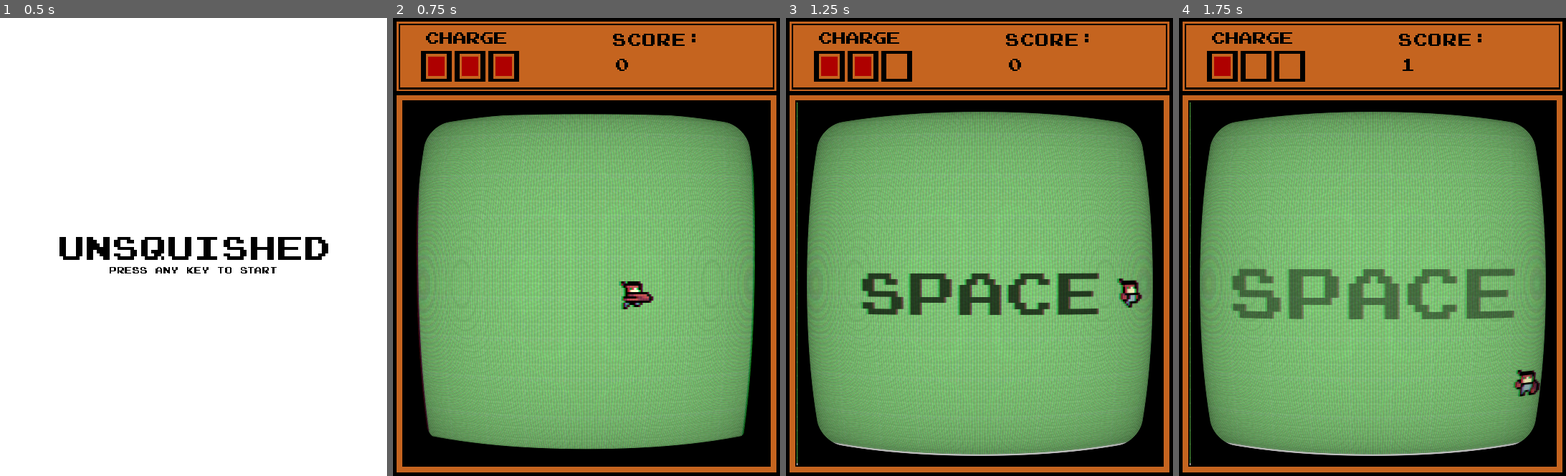
Above: before the commit, frames 1-4 (left to right).
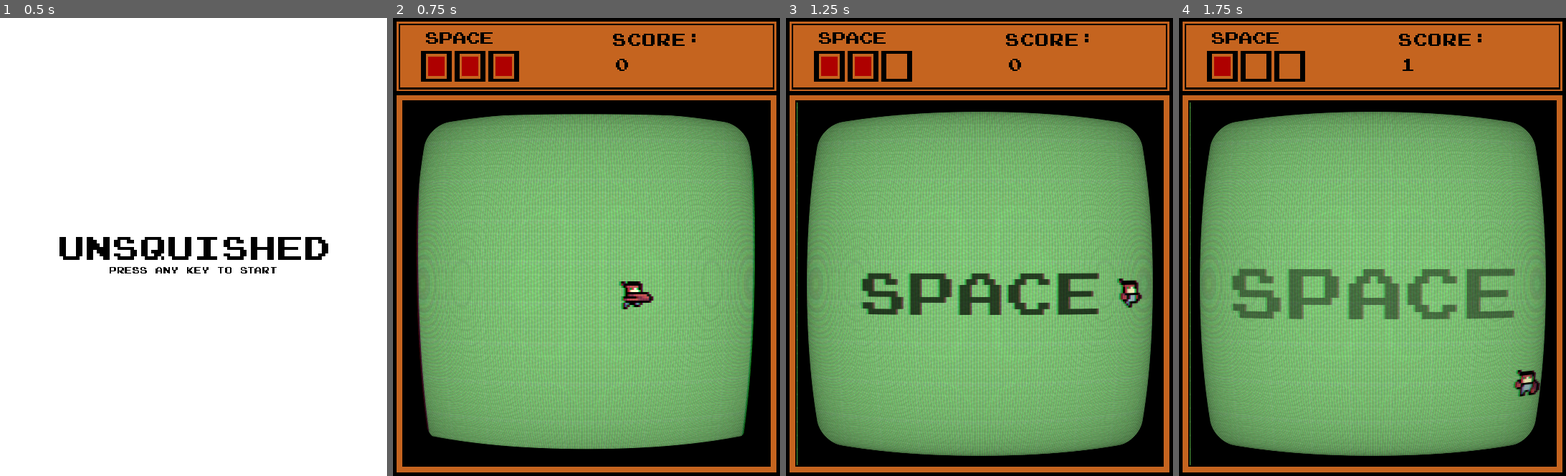
Above: after the commit, the same moments.

Repository: Compsciler/Unsquished
Game: Godot game, scene res://title_scene.tscn
The game is run twice, just before and just after one commit, with the same random seed, the same clock (stepped at 60 frames per second) and the same inputs. The engine's default icon, where the game draws it, is replaced by a stand-in: a white triangle on a blue panel in a dark square.
Inputs:
- Up to frame 1 (0.5 s): no input
- Up to frame 2 (0.75 s): tap Enter at 0.5 s; hold D (right) from 0.53 s (still down); tap J (hit) at 0.6 s
- Up to frame 3 (1.25 s): keep holding D (right); tap Space (super) at 0.8 s
- Up to frame 4 (1.75 s): release D (right) at 1.28 s; hold S (down) from 1.28 s (still down); tap Space (super) at 1.35 s; tap J (hit) at 1.55 s

Frame 1 is identical in both runs. In frame 2, 0.2% of the frame differs, in the area x 8-78%, y 3-88%; in frame 3, 0.5%, in the area x 2-88%, y 3-98%; in frame 4, 0.5%.

Commit message:
Add wall invincibility

Diff:
--- a/CharacterBody2D.gd
+++ b/CharacterBody2D.gd
@@ -77,6 +77,9 @@
 			is_attacking = true
 			var retract_walls = []
 			for wall in punch_walls:
+				if wall.is_invincible:
+					continue
+
 				var dot_prod = -wall.normal.dot(player_facing)
 				if dot_prod > 0:
 					retract_walls.append(wall)
@@ -89,6 +92,7 @@
 	if Input.is_action_just_pressed("super") and super_count > 0 and not squished:
 		for wall in all_walls:
 			wall.retract(1.5)
+			wall.get_supered(position)
 
 		var all_spikes_and_lasers = get_tree().get_nodes_in_group("trap")
 		for spike_or_laser in all_spikes_and_lasers:
--- a/Wall.gd
+++ b/Wall.gd
@@ -11,6 +11,11 @@
 @onready var target_position = position
 @onready var starting_position = position
 
+var is_invincible = false
+
+@onready var sprite = $Sprite2D
+@onready var base_color = modulate
+@export var invincible_color = Color(1, 1, 0)
 
 # Called when the node enters the scene tree for the first time.
 func _ready():
@@ -27,3 +32,18 @@
 
 func retract(amount: float):
 	target_position -= normal * retract_strength * amount
+
+
+func make_invincible(duration):
+	is_invincible = true
+	modulate = invincible_color
+	z_index = 0
+	await get_tree().create_timer(duration).timeout
+	is_invincible = false
+	modulate = base_color
+	z_index = 1
+
+func get_supered(player_pos):
+	await get_tree().create_timer(0.075).timeout
+	modulate = base_color
+	is_invincible = false
--- a/floor_tiles.gd
+++ b/floor_tiles.gd
@@ -17,6 +17,7 @@
 # Called when the node enters the scene tree for the first time.
 func _ready():
 	timer.wait_time = spawn_rate_start + spawn_offset_start
+	timer.start()
 
 # Called every frame. 'delta' is the elapsed time since the previous frame.
 func _process(delta):
--- a/laser_tiles.gd
+++ b/laser_tiles.gd
@@ -18,6 +18,7 @@
 # Called when the node enters the scene tree for the first time.
 func _ready():
 	timer.wait_time = spawn_rate_start + spawn_offset_start
+	timer.start()
 
 # Called every frame. 'delta' is the elapsed time since the previous frame.
 func _process(delta):
--- a/node_2d.tscn
+++ b/node_2d.tscn
@@ -14,7 +14,7 @@
 [node name="GrassField" type="Node2D" parent="."]
 
 [node name="Sprite2D" type="Sprite2D" parent="GrassField"]
-position = Vector2(264, 254)
+position = Vector2(264, 261)
 scale = Vector2(0.596644, 0.596644)
 texture = ExtResource("1_w5w76")
 
@@ -40,7 +40,7 @@
 position = Vector2(239, 0)
 
 [node name="CollisionShape2D" parent="Walls/OuterWalls" index="0"]
-position = Vector2(-26, 271)
+position = Vector2(-18, 271)
 
 [node name="CollisionShape2D3" parent="Walls/OuterWalls" index="2"]
 position = Vector2(543, 270)
--- a/ui.tscn
+++ b/ui.tscn
@@ -78,7 +78,7 @@
 theme_override_colors/font_color = Color(0, 0, 0, 1)
 theme_override_fonts/font = ExtResource("2_sqlv1")
 theme_override_font_sizes/font_size = 23
-text = "Charge
+text = "SPACE
 "
 
 [node name="HBoxContainer" type="HBoxContainer" parent="TextureRect"]
--- /dev/null
+++ b/wall_manager.gd
@@ -0,0 +1,34 @@
+extends Node2D
+
+@onready var all_walls = get_tree().get_nodes_in_group("wall")
+
+# Invincibility settings
+@export var offset_start = 0.0
+@export var rate_start = 5.0
+@export var rate_min = 3.5
+@export var rate_increase = -0.1
+@export var invincibility_period = 3.0
+var rate = rate_start
+
+@onready var timer = $Timer
+
+# Called when the node enters the scene tree for the first time.
+func _ready():
+	timer.wait_time = rate_start + offset_start
+	timer.start()
+
+
+# Called every frame. 'delta' is the elapsed time since the previous frame.
+func _process(delta):
+	pass
+
+func make_random_wall_invinicble():
+	var wall = all_walls[randi() % len(all_walls)]
+	wall.make_invincible(invincibility_period)
+
+func _on_timer_timeout():
+	make_random_wall_invinicble()
+	rate += rate_increase
+	rate = max(rate, rate_min)
+	timer.wait_time = rate
+	# print(timer.wait_time)
--- a/walls.tscn
+++ b/walls.tscn
@@ -1,7 +1,8 @@
-[gd_scene load_steps=11 format=3 uid="uid://7adadpm72w4m"]
+[gd_scene load_steps=12 format=3 uid="uid://7adadpm72w4m"]
 
+[ext_resource type="Script" path="res://wall_manager.gd" id="1_fkiev"]
 [ext_resource type="Script" path="res://Wall.gd" id="1_wfew1"]
-[ext_resource type="Texture2D" uid="uid://d0swy2woght45" path="res://icon.svg" id="2_m0t88"]
+[ext_resource type="Texture2D" uid="uid://bxwnwtjkrc6qq" path="res://Art/wall_square.png" id="3_tgiqb"]
 
 [sub_resource type="WorldBoundaryShape2D" id="WorldBoundaryShape2D_bjkvj"]
 normal = Vector2(0, 1)
@@ -15,7 +16,7 @@
 normal = Vector2(-1, 0)
 
 [sub_resource type="RectangleShape2D" id="RectangleShape2D_uo5ra"]
-size = Vector2(66, 570)
+size = Vector2(50, 570)
 
 [sub_resource type="RectangleShape2D" id="RectangleShape2D_6u3rn"]
 size = Vector2(561.5, 64)
@@ -27,24 +28,26 @@
 size = Vector2(560, 65)
 
 [node name="Walls" type="Node2D"]
+script = ExtResource("1_fkiev")
 
 [node name="UpWall" type="AnimatableBody2D" parent="." groups=["wall"]]
+modulate = Color(0, 0, 0, 1)
+z_index = 1
 position = Vector2(210, -270)
 collision_layer = 2
 script = ExtResource("1_wfew1")
 
 [node name="Sprite2D" type="Sprite2D" parent="UpWall"]
-modulate = Color(0, 0, 0, 1)
-self_modulate = Color(0, 0, 0, 1)
 position = Vector2(-324.5, -5309)
 scale = Vector2(92.1953, 82.9531)
-texture = ExtResource("2_m0t88")
+texture = ExtResource("3_tgiqb")
 
 [node name="CollisionShape2D" type="CollisionShape2D" parent="UpWall"]
 shape = SubResource("WorldBoundaryShape2D_bjkvj")
 
 [node name="DownWall" type="AnimatableBody2D" parent="." groups=["wall"]]
 modulate = Color(0, 0, 0, 1)
+z_index = 1
 position = Vector2(210, 270)
 collision_layer = 2
 script = ExtResource("1_wfew1")
@@ -52,13 +55,14 @@
 [node name="Sprite2D" type="Sprite2D" parent="DownWall"]
 position = Vector2(-88.5, 5453.5)
 scale = Vector2(89.4141, 85.2109)
-texture = ExtResource("2_m0t88")
+texture = ExtResource("3_tgiqb")
 
 [node name="CollisionShape2D" type="CollisionShape2D" parent="DownWall"]
 shape = SubResource("WorldBoundaryShape2D_e50qt")
 
 [node name="LeftWall" type="AnimatableBody2D" parent="." groups=["wall"]]
 modulate = Color(0, 0, 0, 1)
+z_index = 1
 position = Vector2(-270, 0)
 collision_layer = 2
 script = ExtResource("1_wfew1")
@@ -66,21 +70,22 @@
 [node name="Sprite2D" type="Sprite2D" parent="LeftWall"]
 position = Vector2(-4730, -42.9998)
 scale = Vector2(73.9062, 95.4375)
-texture = ExtResource("2_m0t88")
+texture = ExtResource("3_tgiqb")
 
 [node name="CollisionShape2D" type="CollisionShape2D" parent="LeftWall"]
 shape = SubResource("WorldBoundaryShape2D_7y3hh")
 
 [node name="RightWall" type="AnimatableBody2D" parent="." groups=["wall"]]
 modulate = Color(0, 0, 0, 1)
+z_index = 1
 position = Vector2(270, 0)
 collision_layer = 2
 script = ExtResource("1_wfew1")
 
-[node name="Sprite2D2" type="Sprite2D" parent="RightWall"]
+[node name="Sprite2D" type="Sprite2D" parent="RightWall"]
 position = Vector2(5043.5, 16.4997)
 scale = Vector2(78.8047, 97.1953)
-texture = ExtResource("2_m0t88")
+texture = ExtResource("3_tgiqb")
 
 [node name="CollisionShape2D" type="CollisionShape2D" parent="RightWall"]
 shape = SubResource("WorldBoundaryShape2D_ygoia")
@@ -104,3 +109,8 @@
 [node name="CollisionShape2D4" type="CollisionShape2D" parent="OuterWalls"]
 position = Vector2(272, 568)
 shape = SubResource("RectangleShape2D_wk2uk")
+
+[node name="Timer" type="Timer" parent="."]
+wait_time = 5.0
+
+[connection signal="timeout" from="Timer" to="." method="_on_timer_timeout"]
Binary file added: Art/wall_square.png
Not shown, added: Art/wall_square.png.import
Not shown, changed: export_presets.cfg
